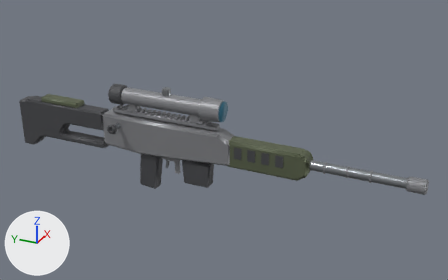
One commit to the FBX model Art/Export/Weapons/SM_SB_Sniper.fbx: the scene before it, then after it.
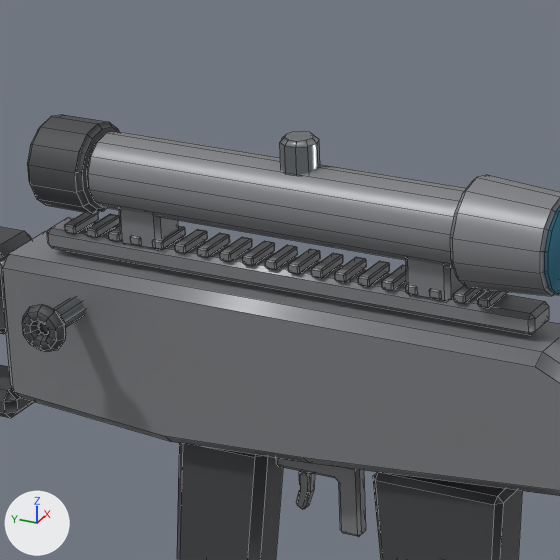
Old and new are each drawn whole from a 50 mm camera at (-1.439, -0.875, 0.765) aimed at (0.025, -0.216, 0.033) and again close up on the part from 23% to 50% of the width and 21% to 64% of the height. Arrows for +X, +Y and +Z are at lower left; the lights stay in place. The older version's two pictures come first. The close-ups show mesh edges as thin lines.

Script lines for the objects in view, before the commit:
```python
me_sm_sb_sniper = bpy.data.meshes.new('SM_SB_Sniper')
me_sm_sb_sniper.from_pydata(...)  # 1474 vertices, 1415 faces; spans x -6.9..3.6, y -48.0..78.0, z -15.5..17.2
# faces by material slot: [903, 269, 61, 160, 16, 6]
me_sm_sb_sniper.materials.append(mat_m_weaponmetal)  # grey #86888b
me_sm_sb_sniper.materials.append(mat_m_polymer)  # dark grey #45464a
me_sm_sb_sniper.materials.append(mat_m_olive)  # greyish green #5d654d
me_sm_sb_sniper.materials.append(mat_m_steel)  # grey #999ea2
me_sm_sb_sniper.materials.append(mat_m_lens)  # dark cyan #275061
me_sm_sb_sniper.materials.append(mat_m_glowcyan)  # cyan #6cedff, glowing cyan #6cedff
ob_sm_sb_sniper = bpy.data.objects.new('SM_SB_Sniper', me_sm_sb_sniper)
ob_sm_sb_sniper.location = (0.0, 0.0, 0.0)
ob_sm_sb_sniper.rotation_euler = (0.0, -3.142, 0.0)  # degrees (0, -180, 0)
ob_sm_sb_sniper.scale = (-0.01, -0.01, -0.01)
```
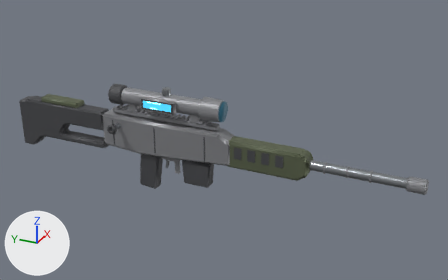
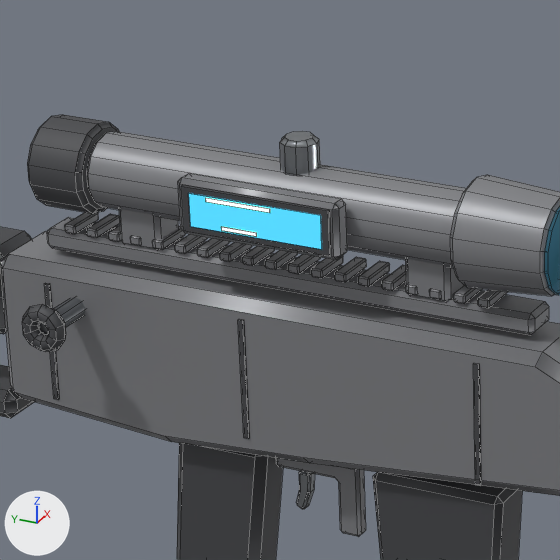
Pixel boxes [x1, y1, x2, y2] of what changed, in the close-ups (560 x 560 px):
part 1 of me_sm_sb_sniper, added: after [181, 185, 331, 256]
part 2 of me_sm_sb_sniper, added (cyan): after [188, 193, 322, 250]
part 3 of me_sm_sb_sniper, added: after [206, 198, 270, 213]
part 4 of me_sm_sb_sniper, added: after [221, 227, 257, 237]
part 5 of me_sm_sb_sniper, added: after [44, 283, 59, 400]
part 6 of me_sm_sb_sniper, added: after [238, 319, 250, 438]
part 7 of me_sm_sb_sniper, added: after [473, 363, 481, 486]
part 8 of me_sm_sb_sniper, added: after [178, 173, 347, 260]

The change, as a list of edits to the scene's bpy script:
```text
Add mat_m_display:
    mat_m_display = principled_material('M_Display')
    mat_m_display.base_color = (0.04, 0.32, 0.48)  # cyan #3899b8
    mat_m_display.roughness = 0.15
    mat_m_display.emission_color = (0.04, 0.32, 0.48)  # cyan #3899b8
    mat_m_display.emission_strength = 1.6
Change me_sm_sb_sniper:
    used by ob_sm_sb_sniper; location = (0.0, 0.0, 0.0); rotation_euler = (0.0, -3.142, 0.0), in degrees (0, -180, 0); scale = (-0.01, -0.01, -0.01)
    remove me_sm_sb_sniper.from_pydata(...)  # 1474 vertices, 1415 faces; spans x -6.9..3.6, y -48.0..78.0, z -15.5..17.2
    add me_sm_sb_sniper.from_pydata(...)  # 1554 vertices, 1483 faces; spans x -6.9..3.6, y -48.0..78.0, z -15.5..17.2
    me_sm_sb_sniper part 1: a new loose piece, a box spanning x -3.95..-3.75, y -1.0..9.0, z 11.56..14.44, in mat_m_polymer (dark grey #45464a)
    me_sm_sb_sniper part 2: a new loose piece, a box spanning x -3.985..-3.935, y -0.5..8.5, z 11.92..14.08, in mat_m_display (cyan #3899b8, glowing cyan #3899b8)
    me_sm_sb_sniper part 3: a new loose piece, a box spanning x -4.02..-3.98, y 0.7..5.1, z 13.715..13.965, in mat_m_glowcyan (cyan #6cedff, glowing cyan #6cedff)
    me_sm_sb_sniper part 4: a new loose piece, a box spanning x -4.02..-3.98, y 1.7..4.1, z 12.035..12.285, in mat_m_glowcyan (cyan #6cedff, glowing cyan #6cedff)
    me_sm_sb_sniper part 5: a new loose piece, a box spanning x -2.89..-2.74, y -12.18..-11.82, z -2.2..5.8, in mat_m_polymer (dark grey #45464a)
    me_sm_sb_sniper part 6: a new loose piece, a box spanning x -2.89..-2.74, y 1.83..2.17, z -2.2..5.8, in mat_m_polymer (dark grey #45464a)
    me_sm_sb_sniper part 7: a new loose piece, a box spanning x -2.89..-2.74, y 17.83..18.17, z -2.2..5.8, in mat_m_polymer (dark grey #45464a)
    me_sm_sb_sniper part 8: a new loose piece of 24 vertices spanning x -3.8..-2.4, y -1.5..9.5, z 11.2..14.8, in mat_m_weaponmetal (grey #86888b)
    add me_sm_sb_sniper.materials.append(mat_m_display)  # cyan #3899b8, glowing cyan #3899b8
```
